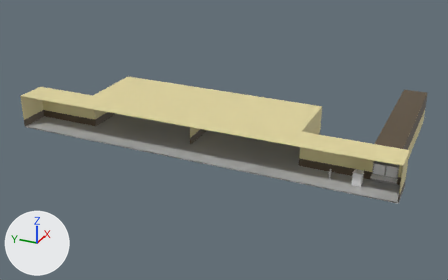
An edit to the Blender file UnholySource/Assets/Models/Scenario/School/Rooms/SaveRoom/_blend/interior_modeling_school_saveRoom.blend, drawn before and after from the same camera.
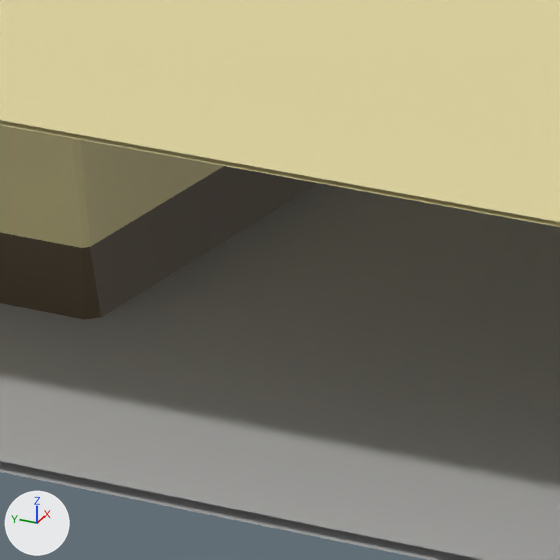
The first picture shows the older version from a camera (50 mm lens) standing at (-86.9, -12.5, 46.8) and looking at (11.1, 31.6, -2.1). The close-ups show both versions on the part from 19% to 31% of the width and 35% to 53% of the height of that picture; other places that the commit changed are outside them. Arrows for +X, +Y and +Z are at lower left; the lights stay in place.

In view in the first close-up: 'Visible Mesh'.
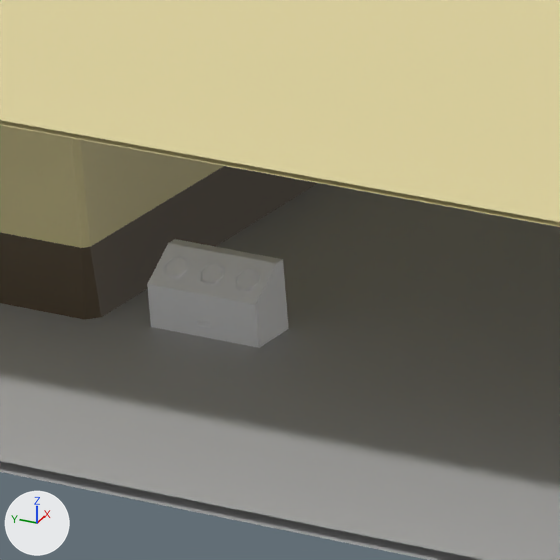
What changed in the scene script:
```text
Change ob_puzzle:
    remove ob_puzzle.hide_set(True)
Change ob_emblem_0:
    remove ob_emblem_0.hide_set(True)
Change ob_emblem_1:
    remove ob_emblem_1.hide_set(True)
Change ob_emblem_2:
    remove ob_emblem_2.hide_set(True)
```

Location of each change, [x1, y1, x2, y2] in pixels of the close-ups (560 x 560 px):
'Puzzle', shown: after [147, 239, 289, 348]
'Emblem_1', shown: after [202, 264, 222, 283]
'Emblem_0', shown: after [166, 257, 187, 276]
'Emblem_2', shown: after [236, 270, 257, 290]
